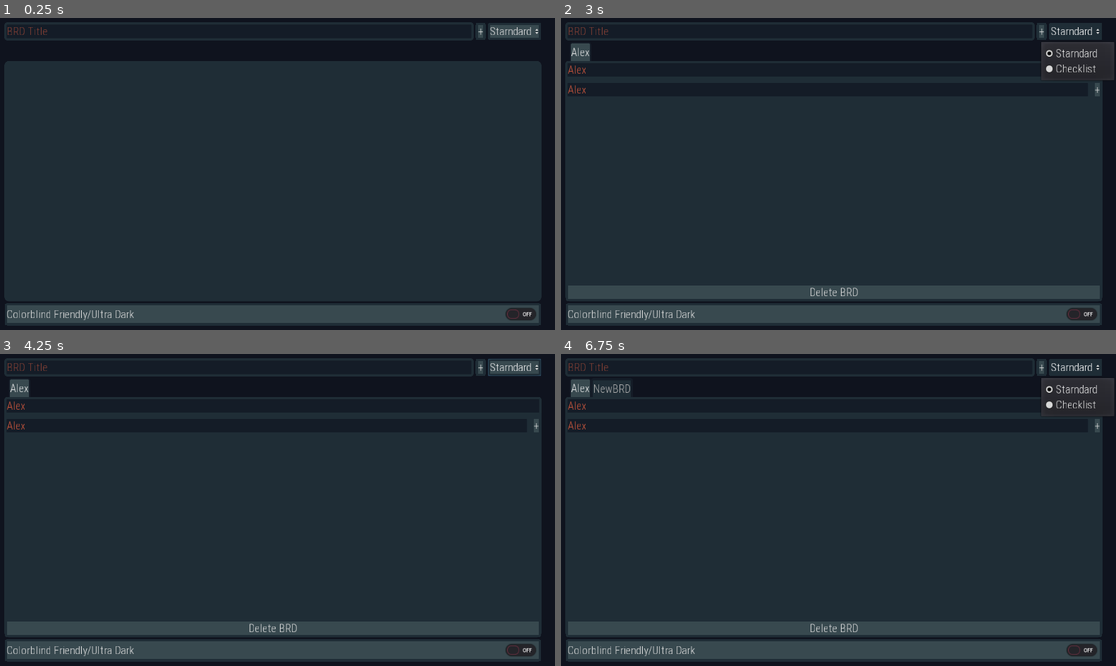
Above: before the commit, frames 1-4 (two rows, left to right).
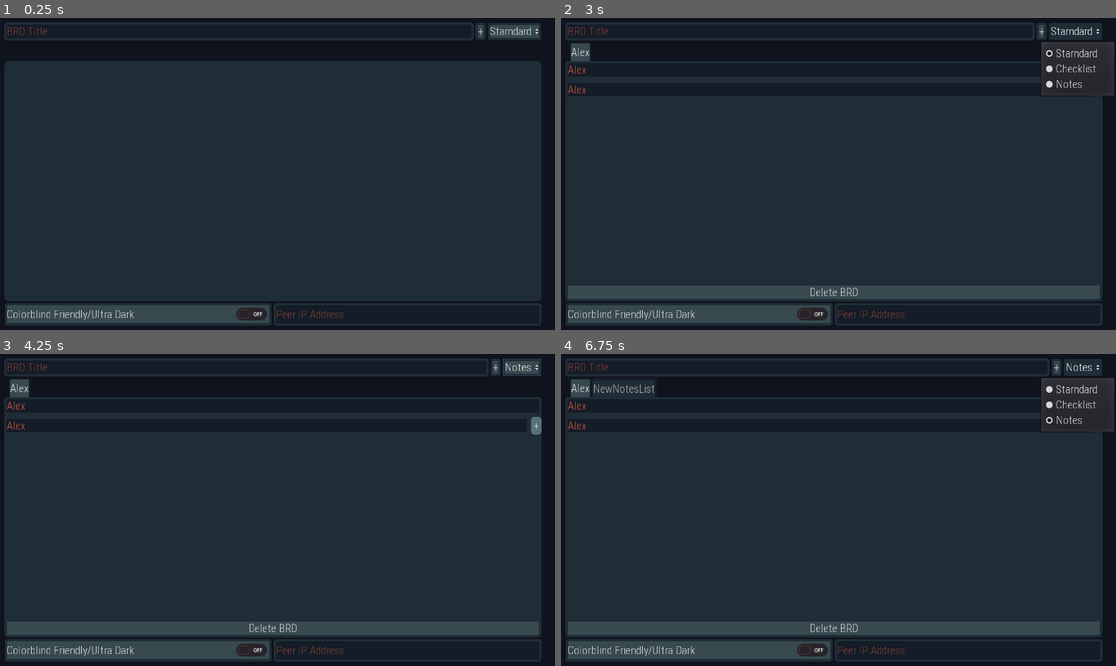
Above: after the commit, the same moments.

Repository: FunNoober/BRD-Sharp
Game: Godot game, scene res://assets/scenes/Main.tscn
Two runs of this game, one before a commit and one after it. Both use one fixed random seed, a clock stepped at 60 frames per second and the inputs below.
Inputs (mouse positions are in pixels of both pictures, inside the frame that each line leads up to):
- Up to frame 1 (0.25 s): no input
- Up to frame 2 (3 s): click (799, 30) at 0.52 s; type "Alex" at 0.6 s; click "+" at 1.25 s; click (832, 71) at 2.02 s; type "Alex" at 2.1 s; click (827, 89) at 2.25 s; type "Alex" at 2.33 s; click "Starndard" at 2.75 s
- Up to frame 3 (4.25 s): click "+" at 3.5 s
- Up to frame 4 (6.75 s): click "Starndard" (after the commit: "Notes") at 4.25 s; click "Colorblind Friendly/Ultra Dark" at 5 s; click "+" at 5.75 s; click "Starndard" (after the commit: "Notes") at 6.5 s

The runs differ from the first frame. In frame 1, 2.8% of the frame differs, in the area x 42-98%, y 91-99%; in frame 2, 3.0%; in frame 3, 3.1%; in frame 4, 3.5%, in the area x 9-100%, y 1-99%.

Commit message:
Note Taking!
You can now take notes using the new BRD type of notes!

Diff:
--- /dev/null
+++ b/program_files/assets/prefabs/NewNotesItem.tscn
@@ -0,0 +1,54 @@
+[gd_scene load_steps=2 format=2]
+
+[ext_resource path="res://scripts/NewNotesItem.gd" type="Script" id=1]
+
+[node name="NewNotesItem" type="Control"]
+anchor_right = 1.0
+margin_bottom = 74.0
+rect_min_size = Vector2( 0, 92 )
+size_flags_horizontal = 3
+script = ExtResource( 1 )
+
+[node name="HBoxContainer" type="HBoxContainer" parent="."]
+anchor_right = 1.0
+anchor_bottom = 1.0
+size_flags_horizontal = 3
+size_flags_vertical = 3
+
+[node name="Label" type="Label" parent="HBoxContainer"]
+margin_right = 965.0
+margin_bottom = 92.0
+size_flags_horizontal = 3
+size_flags_vertical = 7
+text = "Contents"
+valign = 1
+autowrap = true
+clip_text = true
+
+[node name="OpenLinkButton" type="Button" parent="HBoxContainer"]
+visible = false
+margin_left = 888.0
+margin_right = 965.0
+margin_bottom = 92.0
+text = "Open Link"
+
+[node name="DeleteButton" type="Button" parent="HBoxContainer"]
+margin_left = 969.0
+margin_right = 1024.0
+margin_bottom = 92.0
+text = "Delete"
+
+[node name="DeleteDialog" type="ConfirmationDialog" parent="."]
+anchor_left = 0.5
+anchor_top = 0.5
+anchor_right = 0.5
+anchor_bottom = 0.5
+margin_left = -100.0
+margin_top = -35.0
+margin_right = 100.0
+margin_bottom = 35.0
+dialog_text = "Are you sure?"
+
+[connection signal="pressed" from="HBoxContainer/OpenLinkButton" to="." method="_on_OpenLinkButton_pressed"]
+[connection signal="pressed" from="HBoxContainer/DeleteButton" to="." method="_on_DeleteButton_pressed"]
+[connection signal="confirmed" from="DeleteDialog" to="." method="_on_DeleteDialog_confirmed"]
--- /dev/null
+++ b/program_files/assets/prefabs/NewNotesList.tscn
@@ -0,0 +1,62 @@
+[gd_scene load_steps=2 format=2]
+
+[ext_resource path="res://scripts/NewNotesList.gd" type="Script" id=1]
+
+[node name="NewNotesList" type="Tabs"]
+anchor_right = 1.0
+anchor_bottom = 1.0
+size_flags_horizontal = 3
+size_flags_vertical = 3
+script = ExtResource( 1 )
+
+[node name="Items" type="VBoxContainer" parent="."]
+anchor_right = 1.0
+anchor_bottom = 1.0
+size_flags_horizontal = 3
+size_flags_vertical = 3
+
+[node name="TopBar" type="HBoxContainer" parent="Items"]
+margin_right = 1024.0
+margin_bottom = 24.0
+
+[node name="NewNoteText" type="LineEdit" parent="Items/TopBar"]
+margin_right = 1000.0
+margin_bottom = 24.0
+size_flags_horizontal = 3
+size_flags_vertical = 3
+placeholder_text = "Note Contents Here"
+
+[node name="AddNoteButton" type="Button" parent="Items/TopBar"]
+margin_left = 1004.0
+margin_right = 1024.0
+margin_bottom = 24.0
+text = "+"
+
+[node name="Items" type="VBoxContainer" parent="Items"]
+margin_top = 28.0
+margin_right = 1024.0
+margin_bottom = 576.0
+size_flags_horizontal = 3
+size_flags_vertical = 3
+
+[node name="DeleteBRDButton" type="Button" parent="Items"]
+margin_top = 580.0
+margin_right = 1024.0
+margin_bottom = 600.0
+text = "Delete BRD"
+
+[node name="ConfirmationDialog" type="ConfirmationDialog" parent="."]
+anchor_left = 0.5
+anchor_top = 0.5
+anchor_right = 0.5
+anchor_bottom = 0.5
+margin_left = -100.0
+margin_top = -35.0
+margin_right = 100.0
+margin_bottom = 35.0
+dialog_text = "Are you sure?"
+
+[connection signal="text_entered" from="Items/TopBar/NewNoteText" to="." method="_on_NewNoteText_text_entered"]
+[connection signal="pressed" from="Items/TopBar/AddNoteButton" to="." method="_on_AddNoteButton_pressed"]
+[connection signal="pressed" from="Items/DeleteBRDButton" to="." method="_on_DeleteBRDButton_pressed"]
+[connection signal="confirmed" from="ConfirmationDialog" to="." method="_on_ConfirmationDialog_confirmed"]
--- a/program_files/assets/scenes/Main.tscn
+++ b/program_files/assets/scenes/Main.tscn
@@ -44,7 +44,7 @@
 margin_right = 974.0
 margin_bottom = 32.0
 text = "Starndard"
-items = [ "Starndard", null, false, 0, null, "Checklist", null, false, 1, null ]
+items = [ "Starndard", null, false, 0, null, "Checklist", null, false, 1, null, "Notes", null, false, 2, null ]
 selected = 0
 
 [node name="BRDTabs" type="TabContainer" parent="MainContainer"]
@@ -56,11 +56,25 @@
 tab_align = 0
 drag_to_rearrange_enabled = true
 
-[node name="ColorBlindFriendlyButton" type="CheckButton" parent="MainContainer"]
+[node name="BottomToolBar" type="HBoxContainer" parent="MainContainer"]
 margin_top = 510.0
 margin_right = 974.0
 margin_bottom = 550.0
+
+[node name="ColorBlindFriendlyButton" type="CheckButton" parent="MainContainer/BottomToolBar"]
+margin_right = 485.0
+margin_bottom = 40.0
+size_flags_horizontal = 3
+size_flags_vertical = 3
 text = "Colorblind Friendly/Ultra Dark"
+
+[node name="PeerIPAddress" type="LineEdit" parent="MainContainer/BottomToolBar"]
+margin_left = 489.0
+margin_right = 974.0
+margin_bottom = 40.0
+size_flags_horizontal = 3
+size_flags_vertical = 3
+placeholder_text = "Peer IP Address"
 
 [node name="Camera" type="Camera" parent="."]
 environment = SubResource( 1 )
@@ -68,4 +82,4 @@
 [connection signal="text_entered" from="MainContainer/TopMainBar/NewBRDText" to="." method="_on_NewBRDText_text_entered"]
 [connection signal="pressed" from="MainContainer/TopMainBar/AddBRDButton" to="." method="_on_AddBRDButton_pressed"]
 [connection signal="item_selected" from="MainContainer/TopMainBar/TypeButton" to="." method="_on_TypeButton_item_selected"]
-[connection signal="pressed" from="MainContainer/ColorBlindFriendlyButton" to="." method="_on_ColorBlindFriendlyButton_pressed"]
+[connection signal="pressed" from="MainContainer/BottomToolBar/ColorBlindFriendlyButton" to="." method="_on_ColorBlindFriendlyButton_pressed"]
--- a/program_files/scripts/Main.gd
+++ b/program_files/scripts/Main.gd
@@ -2,20 +2,23 @@
 
 var brd_name_array = []
 var checklist_name_array = []
+var notes_name_array = []
 var data_to_store = {
 	'brd_name_array' : brd_name_array,
-	'checklist_name_array' : checklist_name_array
+	'checklist_name_array' : checklist_name_array,
+	'notes_name_array' : notes_name_array
 }
 
 onready var BRD_PREFAB = load("res://assets/prefabs/NewBRD.tscn")
 onready var CHECKLIST_PREFAB = load("res://assets/prefabs/NewToDoList.tscn")
+onready var NOTES_PREFAB = load("res://assets/prefabs/NewNotesList.tscn")
 
 const brd_main_path = "user://main.brds"
 
 var type : int = 0
 
 func _ready() -> void:
-	$MainContainer/ColorBlindFriendlyButton.pressed = ColorBlindFriendly.color_blind_enabled
+	$MainContainer/BottomToolBar/ColorBlindFriendlyButton.pressed = ColorBlindFriendly.color_blind_enabled
 	set_colorblind_theme()
 	var d = Directory.new()
 	if d.file_exists(brd_main_path):
@@ -26,10 +29,13 @@
 		data_to_store = contents_as_dictionary
 		brd_name_array = data_to_store.brd_name_array
 		checklist_name_array = data_to_store.checklist_name_array
+		notes_name_array = data_to_store.notes_name_array
 		for i in range(len(brd_name_array)):
 			create_starndard_brd(false, brd_name_array[i])
 		for i in range(len(checklist_name_array)):
 			create_checklist_brd(false, checklist_name_array[i])
+		for i in range(len(notes_name_array)):
+			create_notes_brd(false, notes_name_array[i])
 
 
 func _on_AddBRDButton_pressed() -> void:
@@ -37,6 +43,8 @@
 		create_starndard_brd(true, $MainContainer/TopMainBar/NewBRDText.text)
 	if type == 1:
 		create_checklist_brd(true, $MainContainer/TopMainBar/NewBRDText.text)
+	if type == 2:
+		create_notes_brd(true, $MainContainer/TopMainBar/NewBRDText.text)
 
 func create_starndard_brd(should_append, name):
 	var b = BRD_PREFAB.instance()
@@ -53,6 +61,17 @@
 	b.set_name(name)
 	if should_append == true:
 		checklist_name_array.append(name)
+	b.connect("delete_request", self, "recieve_delete_request")
+	$MainContainer/BRDTabs.add_child(b)
+	$MainContainer/TopMainBar/NewBRDText.text = ''
+	save()
+
+func create_notes_brd(should_append, name):
+	var b = NOTES_PREFAB.instance()
+	b.set_name(name)
+	if should_append == true:
+		notes_name_array.append(name)
+	b.connect("delete_request", self, "recieve_delete_request")
 	$MainContainer/BRDTabs.add_child(b)
 	$MainContainer/TopMainBar/NewBRDText.text = ''
 	save()
@@ -60,13 +79,14 @@
 func save():
 	data_to_store.brd_name_array = brd_name_array
 	data_to_store.checklist_name_array = checklist_name_array
+	data_to_store.notes_name_array = notes_name_array
 	var f = File.new()
 	f.open(brd_main_path, f.WRITE)
 	f.store_string(JSON.print(data_to_store))
 	f.close()
 
 func set_colorblind_theme():
-	ColorBlindFriendly.color_blind_enabled = $MainContainer/ColorBlindFriendlyButton.pressed
+	ColorBlindFriendly.color_blind_enabled = $MainContainer/BottomToolBar/ColorBlindFriendlyButton.pressed
 	if ColorBlindFriendly.color_blind_enabled == true:
 		self.theme = ColorBlindFriendly.color_blind_theme
 	else:
@@ -77,17 +97,22 @@
 	set_colorblind_theme()
 
 func recieve_delete_request(object, name):
-	print(name)
-	brd_name_array.erase(name)
+	if object.type == 1:
+		brd_name_array.erase(name)
+	if object.type == 2:
+		checklist_name_array.erase(name)
+	if object.type == 3:
+		notes_name_array.erase(name)
 	save()
 	object.queue_free()
-
 
 func _on_NewBRDText_text_entered(new_text: String) -> void:
 	if type == 0:
 		create_starndard_brd(true, $MainContainer/TopMainBar/NewBRDText.text)
 	if type == 1:
 		create_checklist_brd(true, $MainContainer/TopMainBar/NewBRDText.text)
+	if type == 2:
+		create_notes_brd(true, $MainContainer/TopMainBar/NewBRDText.text)
 
 func _on_TypeButton_item_selected(index: int) -> void:
 	type = index
--- a/program_files/scripts/NewBRD.gd
+++ b/program_files/scripts/NewBRD.gd
@@ -17,6 +17,8 @@
 onready var todo_column = get_node("VBoxContainer/Columns/ToDoColumnScrollContainer/ToDoColumn")
 onready var done_column = get_node("VBoxContainer/Columns/DoneColumnScrollContainer/DoneColumn")
 var cur_index : int = 0
+
+var type = 1
 
 signal delete_request(object, name)
 
--- /dev/null
+++ b/program_files/scripts/NewNotesItem.gd
@@ -0,0 +1,21 @@
+extends Control
+
+signal delete_request(index, contents, object)
+var index : int
+
+
+
+func _ready() -> void:
+	if $HBoxContainer/Label.text.find("http://") != -1 or $HBoxContainer/Label.text.find("https://") != -1:
+		$HBoxContainer/OpenLinkButton.show()
+	else:
+		$HBoxContainer/OpenLinkButton.hide()
+
+func _on_DeleteButton_pressed() -> void:
+	$DeleteDialog.popup()
+
+func _on_DeleteDialog_confirmed() -> void:
+	emit_signal("delete_request", index, $HBoxContainer/Label.text, self)
+
+func _on_OpenLinkButton_pressed() -> void:
+	OS.shell_open($HBoxContainer/Label.text)
--- /dev/null
+++ b/program_files/scripts/NewNotesList.gd
@@ -0,0 +1,59 @@
+extends Tabs
+
+var items_content_array = []
+
+var data_to_store = {
+	'items_content_array' : items_content_array,
+	'cur_index' : cur_index
+}
+
+var cur_index : int = 0
+
+signal delete_request(object, name)
+
+onready var notes_item = load("res://assets/prefabs/NewNotesItem.tscn")
+
+var type = 3
+
+func _on_DeleteBRDButton_pressed() -> void:
+	$ConfirmationDialog.popup()
+
+func _on_ConfirmationDialog_confirmed() -> void:
+	var dir = Directory.new()
+	dir.remove("user://" + self.name + ".brdnotes")
+	emit_signal("delete_request", self, self.name)
+
+func create_item(contents, should_append):
+	var n = notes_item.instance()
+	n.get_node("HBoxContainer/Label").text = contents
+	n.connect("delete_request", self, "handle_delete_request")
+	if should_append == true:
+		items_content_array.append(contents)
+	cur_index += 1
+	save()
+	return n
+
+func create_note_ui():
+	var loc_n = create_item($Items/TopBar/NewNoteText.text, true)
+	$Items/TopBar/NewNoteText.text = ""
+	$Items/Items.add_child(loc_n)
+
+func _on_NewNoteText_text_entered(new_text: String) -> void:
+	create_note_ui()
+
+func _on_AddNoteButton_pressed() -> void:
+	create_note_ui()
+
+func handle_delete_request(index, contents, object):
+	items_content_array.erase(contents)
+	object.queue_free()
+	save()
+
+func save():
+	data_to_store.items_content_array = items_content_array
+	data_to_store.cur_index = cur_index
+	var f = File.new()
+	print(name)
+	f.open("user://" + name + ".brdnotes", f.WRITE)
+	f.store_string(JSON.print(data_to_store))
+	f.close()
--- a/program_files/scripts/NewToDoList.gd
+++ b/program_files/scripts/NewToDoList.gd
@@ -12,6 +12,8 @@
 onready var new_item = load("res://assets/prefabs/NewToDoItem.tscn")
 
 signal delete_request(object, name)
+
+var type = 2
 
 func _ready() -> void:
 	var d = Directory.new()
@@ -72,7 +74,7 @@
 
 func _on_ConfirmationDialog_confirmed() -> void:
 	var dir = Directory.new()
-	dir.remove("user://" + self.name + ".brd")
+	dir.remove("user://" + self.name + ".brdchecklist")
 	emit_signal("delete_request", self, self.name)
 
 func _on_NewToDoText_text_entered(new_text: String) -> void:
